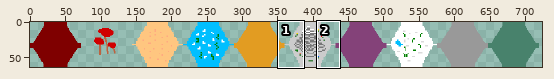
Sprite sheet, stored at game.png. The first picture is a wide view before the edit; the outline marks the close-up.
Close-up. The starting point:
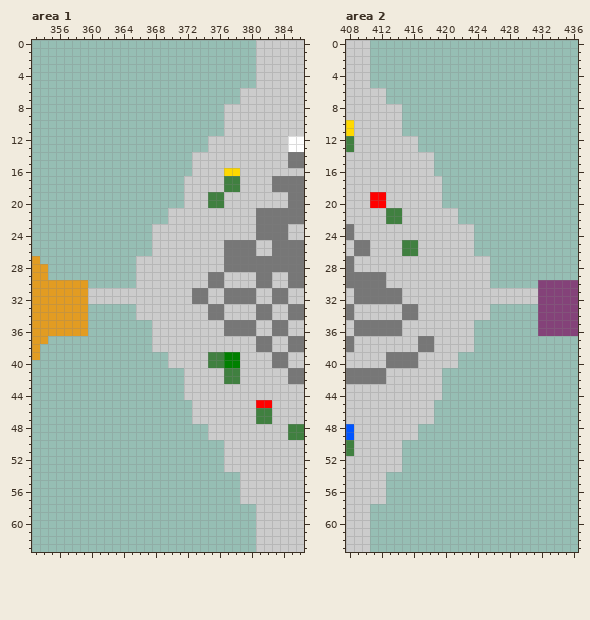
The file is 1024x64 pixels. Shown: area 1: x 353..386, y 0..63; area 2: x 408..436, y 0..63. The wide view leaves out empty margins.
After the commit:
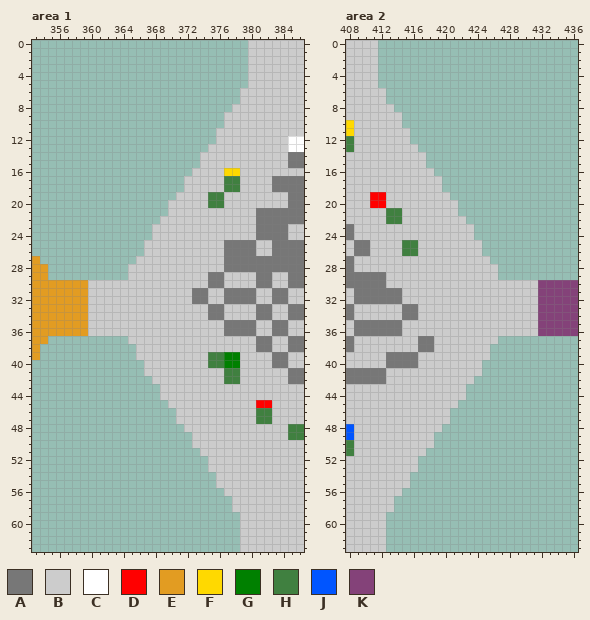
Palette (. is transparent): A #777777  B #cccccc  C #ffffff  D #ff0000  E #e29c22  F #ffd900  G #008000  H #408040  J #0055ff  K #844279
Change:
--- area 1
@@ x 371..382 @@
- 0 ..........BB
- 1 ..........BB
- 2 ..........BB
- 3 ..........BB
- 4 ..........BB
- 5 ..........BB
+ 0 .........BBB
+ 1 .........BBB
+ 2 .........BBB
+ 3 .........BBB
+ 4 .........BBB
+ 5 .........BBB
  6 ........BBBB
  7 ........BBBB
- 8 ......BBBBBB
+ 8 .......BBBBB
  9 ......BBBBBB
 10 ......BBBBBB
-11 ......BBBBBB
-12 ....BBBBBBBB
+11 .....BBBBBBB
+12 .....BBBBBBB
 13 ....BBBBBBBB
-14 ..BBBBBBBBBB
-15 ..BBBBBBBBBB
+14 ...BBBBBBBBB
+15 ...BBBBBBBBB
 16 ..BBBBFFBBBB
@@ x 353..386 @@
 18 ...................BBBBBHHBBBBAAAA
-19 ...................BBBHHBBBBBBBBAA
-20 ...................BBBHHBBBBBBBBAA
+19 ..................BBBBHHBBBBBBBBAA
+20 .................BBBBBHHBBBBBBBBAA
 21 .................BBBBBBBBBBBAAAAAA
-22 .................BBBBBBBBBBBAAAAAA
+22 ................BBBBBBBBBBBBAAAAAA
 23 ...............BBBBBBBBBBBBBAAAABB
 24 ...............BBBBBBBBBBBBBAAAABB
-25 ...............BBBBBBBBBAAAABBAAAA
-26 ...............BBBBBBBBBAAAABBAAAA
+25 ..............BBBBBBBBBBAAAABBAAAA
+26 ..............BBBBBBBBBBAAAABBAAAA
 27 E............BBBBBBBBBBBAAAAAAAAAA
-28 EE...........BBBBBBBBBBBAAAAAAAAAA
-29 EE...........BBBBBBBBBAABBBBAABBAA
-30 EEEEEEE......BBBBBBBBBAABBBBAABBAA
+28 EE..........BBBBBBBBBBBBAAAAAAAAAA
+29 EE..........BBBBBBBBBBAABBBBAABBAA
+30 EEEEEEEBBBBBBBBBBBBBBBAABBBBAABBAA
 31 EEEEEEEBBBBBBBBBBBBBAABBAAAABBAABB
 32 EEEEEEEBBBBBBBBBBBBBAABBAAAABBAABB
-33 EEEEEEE......BBBBBBBBBAABBBBAABBAA
-34 EEEEEEE......BBBBBBBBBAABBBBAABBAA
-35 EEEEEEE........BBBBBBBBBAAAABBAABB
-36 EEEEEEE........BBBBBBBBBAAAABBAABB
-37 EE.............BBBBBBBBBBBBBAABBAA
-38 E..............BBBBBBBBBBBBBAABBAA
-39 E................BBBBBHHGGBBBBAABB
-40 .................BBBBBHHGGBBBBAABB
-41 ...................BBBBBHHBBBBBBAA
-42 ...................BBBBBHHBBBBBBAA
-43 ...................BBBBBBBBBBBBBBB
-44 ...................BBBBBBBBBBBBBBB
-45 ....................BBBBBBBBDDBBBB
-46 ....................BBBBBBBBHHBBBB
-47 ....................BBBBBBBBHHBBBB
-48 ......................BBBBBBBBBBHH
-49 ......................BBBBBBBBBBHH
-50 ........................BBBBBBBBBB
-51 ........................BBBBBBBBBB
-52 ........................BBBBBBBBBB
-53 ........................BBBBBBBBBB
-54 ..........................BBBBBBBB
-55 ..........................BBBBBBBB
-56 ..........................BBBBBBBB
-57 ..........................BBBBBBBB
-58 ............................BBBBBB
-59 ............................BBBBBB
-60 ............................BBBBBB
-61 ............................BBBBBB
-62 ............................BBBBBB
-63 ............................BBBBBB
+33 EEEEEEEBBBBBBBBBBBBBBBAABBBBAABBAA
+34 EEEEEEEBBBBBBBBBBBBBBBAABBBBAABBAA
+35 EEEEEEEBBBBBBBBBBBBBBBBBAAAABBAABB
+36 EEEEEEEBBBBBBBBBBBBBBBBBAAAABBAABB
+37 EE..........BBBBBBBBBBBBBBBBAABBAA
+38 E............BBBBBBBBBBBBBBBAABBAA
+39 E............BBBBBBBBBHHGGBBBBAABB
+40 ..............BBBBBBBBHHGGBBBBAABB
+41 ..............BBBBBBBBBBHHBBBBBBAA
+42 ...............BBBBBBBBBHHBBBBBBAA
+43 ................BBBBBBBBBBBBBBBBBB
+44 ................BBBBBBBBBBBBBBBBBB
+45 .................BBBBBBBBBBBDDBBBB
+46 ..................BBBBBBBBBBHHBBBB
+47 ..................BBBBBBBBBBHHBBBB
+48 ...................BBBBBBBBBBBBBHH
+49 ....................BBBBBBBBBBBBHH
+50 ....................BBBBBBBBBBBBBB
+51 .....................BBBBBBBBBBBBB
+52 ......................BBBBBBBBBBBB
+53 ......................BBBBBBBBBBBB
+54 .......................BBBBBBBBBBB
+55 .......................BBBBBBBBBBB
+56 ........................BBBBBBBBBB
+57 .........................BBBBBBBBB
+58 .........................BBBBBBBBB
+59 ..........................BBBBBBBB
+60 ..........................BBBBBBBB
+61 ..........................BBBBBBBB
+62 ..........................BBBBBBBB
+63 ..........................BBBBBBBB
--- area 2
@@ x 409..420 @@
- 0 BB..........
- 1 BB..........
- 2 BB..........
- 3 BB..........
- 4 BB..........
- 5 BB..........
+ 0 BBB.........
+ 1 BBB.........
+ 2 BBB.........
+ 3 BBB.........
+ 4 BBB.........
+ 5 BBB.........
  6 BBBB........
  7 BBBB........
- 8 BBBBBB......
+ 8 BBBBB.......
  9 BBBBBB......
 10 BBBBBB......
-11 BBBBBB......
-12 BBBBBBBB....
+11 BBBBBBB.....
+12 BBBBBBB.....
 13 BBBBBBBB....
-14 BBBBBBBBBB..
-15 BBBBBBBBBB..
+14 BBBBBBBBB...
+15 BBBBBBBBB...
 16 BBBBBBBBBB..
@@ x 408..436 @@
 18 BBBBBBBBBBBB.................
-19 BBBDDBBBBBBB.................
-20 BBBDDBBBBBBB.................
+19 BBBDDBBBBBBBB................
+20 BBBDDBBBBBBBBB...............
 21 BBBBBHHBBBBBBB...............
-22 BBBBBHHBBBBBBB...............
+22 BBBBBHHBBBBBBBB..............
 23 ABBBBBBBBBBBBBBB.............
 24 ABBBBBBBBBBBBBBB.............
-25 BAABBBBHHBBBBBBB.............
-26 BAABBBBHHBBBBBBB.............
+25 BAABBBBHHBBBBBBBB............
+26 BAABBBBHHBBBBBBBB............
 27 ABBBBBBBBBBBBBBBBB...........
-28 ABBBBBBBBBBBBBBBBB...........
-29 AAAAABBBBBBBBBBBBB...........
-30 AAAAABBBBBBBBBBBBB......KKKKK
+28 ABBBBBBBBBBBBBBBBBB..........
+29 AAAAABBBBBBBBBBBBBB..........
+30 AAAAABBBBBBBBBBBBBBBBBBBKKKKK
 31 BAAAAAABBBBBBBBBBBBBBBBBKKKKK
 32 BAAAAAABBBBBBBBBBBBBBBBBKKKKK
-33 ABBBBBBAABBBBBBBBB......KKKKK
-34 ABBBBBBAABBBBBBBBB......KKKKK
-35 BAAAAAABBBBBBBBB........KKKKK
-36 BAAAAAABBBBBBBBB........KKKKK
-37 ABBBBBBBBAABBBBB.............
-38 ABBBBBBBBAABBBBB.............
-39 BBBBBAAAABBBBB...............
-40 BBBBBAAAABBBBB...............
-41 AAAAABBBBBBB.................
-42 AAAAABBBBBBB.................
-43 BBBBBBBBBBBB.................
-44 BBBBBBBBBBBB.................
-45 BBBBBBBBBBB..................
-46 BBBBBBBBBBB..................
-47 BBBBBBBBBBB..................
-48 JBBBBBBBB....................
-49 JBBBBBBBB....................
-50 HBBBBBB......................
-51 HBBBBBB......................
-52 BBBBBBB......................
-53 BBBBBBB......................
-54 BBBBB........................
-55 BBBBB........................
-56 BBBBB........................
-57 BBBBB........................
-58 BBB..........................
-59 BBB..........................
-60 BBB..........................
-61 BBB..........................
-62 BBB..........................
-63 BBB..........................
+33 ABBBBBBAABBBBBBBBBBBBBBBKKKKK
+34 ABBBBBBAABBBBBBBBBBBBBBBKKKKK
+35 BAAAAAABBBBBBBBBBBBBBBBBKKKKK
+36 BAAAAAABBBBBBBBBBBBBBBBBKKKKK
+37 ABBBBBBBBAABBBBBBBB..........
+38 ABBBBBBBBAABBBBBBB...........
+39 BBBBBAAAABBBBBBBBB...........
+40 BBBBBAAAABBBBBBBB............
+41 AAAAABBBBBBBBBBBB............
+42 AAAAABBBBBBBBBBB.............
+43 BBBBBBBBBBBBBBB..............
+44 BBBBBBBBBBBBBBB..............
+45 BBBBBBBBBBBBBB...............
+46 BBBBBBBBBBBBB................
+47 BBBBBBBBBBBBB................
+48 JBBBBBBBBBBB.................
+49 JBBBBBBBBBB..................
+50 HBBBBBBBBBB..................
+51 HBBBBBBBBB...................
+52 BBBBBBBBB....................
+53 BBBBBBBBB....................
+54 BBBBBBBB.....................
+55 BBBBBBBB.....................
+56 BBBBBBB......................
+57 BBBBBB.......................
+58 BBBBBB.......................
+59 BBBBB........................
+60 BBBBB........................
+61 BBBBB........................
+62 BBBBB........................
+63 BBBBB........................
